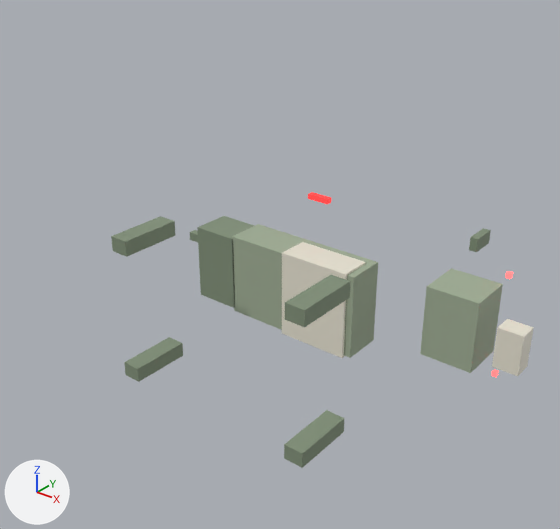
Before and after pictures for a commit that changed the glTF model assets/models/zombie_cat.glb.
Camera for both pictures: a camera (50 mm lens) standing at (1.039, -0.951, 0.904) and looking at (0.11, 0.21, 0.183). Arrows for +X, +Y and +Z are at lower left; the lights stay in place. The older version comes first.

The scene before the commit, as lines of its bpy script (objects in view):
```python
ob_vxz_ear_l = bpy.data.objects.new('VXZ_Ear_L', me_cube_009)
ob_vxz_ear_l.parent = ob_zombie_cat
ob_vxz_ear_l.location = (0.328, 0.729, 0.12)
ob_vxz_ear_l.scale = (0.0202, 0.07, 0.035)
ob_vxz_ear_r = bpy.data.objects.new('VXZ_Ear_R', me_cube_008)
ob_vxz_ear_r.parent = ob_zombie_cat
ob_vxz_ear_r.location = (0.328, 0.729, -0.12)
ob_vxz_ear_r.scale = (0.0202, 0.07, 0.035)
ob_vxz_eye_l = bpy.data.objects.new('VXZ_Eye_L', me_cube_012)
ob_vxz_eye_l.parent = ob_zombie_cat
ob_vxz_eye_l.location = (0.472, 0.572, 0.13)
ob_vxz_eye_l.scale = (0.0115, 0.0115, 0.0125)
ob_vxz_eye_r = bpy.data.objects.new('VXZ_Eye_R', me_cube_011)
ob_vxz_eye_r.parent = ob_zombie_cat
ob_vxz_eye_r.location = (0.472, 0.572, -0.13)
ob_vxz_eye_r.scale = (0.0115, 0.0115, 0.0125)
ob_vxz_head = bpy.data.objects.new('VXZ_Head', me_cube_002)
ob_vxz_head.parent = ob_zombie_cat
ob_vxz_head.location = (0.385, 0.539, 0.0)
ob_vxz_head.scale = (0.13, 0.12, 0.18)
ob_vxz_leg_00 = bpy.data.objects.new('VXZ_Leg_00', me_cube_004)
ob_vxz_leg_00.parent = ob_zombie_cat
ob_vxz_leg_00.location = (-0.252, 0.154, -0.17)
ob_vxz_leg_00.scale = (0.0482, 0.154, 0.0375)
ob_vxz_leg_01 = bpy.data.objects.new('VXZ_Leg_01', me_cube_005)
ob_vxz_leg_01.parent = ob_zombie_cat
ob_vxz_leg_01.location = (-0.252, 0.154, 0.17)
ob_vxz_leg_01.scale = (0.0482, 0.154, 0.0375)
ob_vxz_leg_10 = bpy.data.objects.new('VXZ_Leg_10', me_cube_006)
ob_vxz_leg_10.parent = ob_zombie_cat
ob_vxz_leg_10.location = (0.252, 0.154, -0.17)
ob_vxz_leg_10.scale = (0.0482, 0.154, 0.0375)
ob_zombie_cat = bpy.data.objects.new('zombie_cat', None)
ob_zombie_cat.location = (0.0, 0.0, 0.0)
# also in view: 'VXZ_Muzzle' at (0.529, 0.499, 0.0); 'VXZ_Ribcage' at (0.074, 0.419, 0.0); 'VXZ_Torso' at (0.0, 0.436, 0.0); 'VXZ_Leg_11' at (0.252, 0.154, 0.17); 'VXZ_Pelvis' at (-0.245, 0.436, 0.0)
```
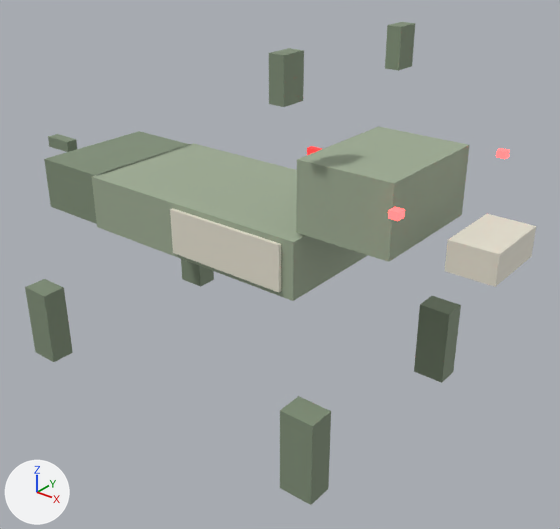
ob_zombie_cat is not drawn itself; it is the parent of ob_vxz_ear_l, ob_vxz_ear_r, ob_vxz_eye_l, ob_vxz_eye_r, ob_vxz_head, ob_vxz_leg_00, ob_vxz_leg_01, ob_vxz_leg_10.

Pixel boxes [x1, y1, x2, y2] of what changed, in the pictures (560 x 529 px):
```json
{"object": "VXZ_Torso", "change": "rescaled, moved", "before": [232, 224, 378, 358], "after": [92, 143, 368, 301], "on screen": "88% wider, 18% taller"}
{"object": "VXZ_Head", "change": "rescaled, moved", "before": [420, 268, 503, 373], "after": [296, 126, 469, 262], "on screen": "107% wider, 29% taller"}
{"object": "VXZ_Ribcage", "change": "rescaled, moved", "before": [282, 242, 366, 358], "after": [170, 208, 281, 292]}
{"object": "VXZ_Pelvis", "change": "rescaled, moved", "before": [197, 216, 254, 308], "after": [44, 131, 191, 224], "on screen": "155% wider"}
{"object": "VXZ_Muzzle", "change": "rescaled, moved", "before": [492, 319, 534, 376], "after": [445, 214, 536, 287], "on screen": "114% wider, 28% taller"}
{"object": "VXZ_Leg_11", "change": "rescaled, moved", "before": [285, 275, 351, 327], "after": [414, 296, 461, 383], "on screen": "28% narrower, 66% taller"}
{"object": "VXZ_Leg_10", "change": "rescaled, moved", "before": [284, 410, 344, 468], "after": [280, 396, 331, 505], "on screen": "15% narrower, 86% taller"}
{"object": "VXZ_Leg_00", "change": "rescaled, moved", "before": [124, 337, 183, 382], "after": [25, 279, 73, 362], "on screen": "18% narrower, 83% taller"}
{"object": "VXZ_Leg_01", "change": "rescaled, moved", "before": [111, 216, 176, 257], "after": [181, 259, 214, 287]}
{"object": "VXZ_Ear_R", "change": "rescaled, moved", "after": [269, 48, 304, 107], "on screen": "not visible before"}
{"object": "VXZ_Ear_L", "change": "rescaled, moved", "before": [469, 228, 491, 252], "after": [385, 22, 415, 71], "on screen": "35% wider, 100% taller"}
{"object": "VXZ_Tail", "change": "rescaled, moved", "before": [190, 230, 198, 242], "after": [48, 134, 77, 152]}
{"object": "VXZ_Wound", "change": "rescaled, moved", "before": [308, 192, 331, 204], "after": [307, 146, 322, 155]}
{"object": "VXZ_Eye_R", "change": "rescaled, moved", "before": [491, 369, 499, 377], "after": [388, 207, 405, 221]}
{"object": "VXZ_Eye_L", "change": "rescaled, moved", "before": [505, 271, 513, 279], "after": [496, 148, 510, 159], "on screen": "67% wider, 33% taller"}
```

Scene script edits in JSON lines:
```json
{"op": "set", "path": "ob_zombie_cat.scale", "old": "(1.0, 1.0, 1.0)", "new": "(1.23, 1.2, 0.948)"}
{"op": "set", "path": "ob_vxz_ear_l.location", "old": "(0.328, 0.729, 0.12)", "new": "(0.328, 0.12, 0.717)"}
{"op": "set", "path": "ob_vxz_ear_l.scale", "old": "(0.0202, 0.07, 0.035)", "new": "(0.0202, 0.035, 0.07)"}
{"op": "set", "path": "ob_vxz_ear_r.location", "old": "(0.328, 0.729, -0.12)", "new": "(0.328, -0.12, 0.717)"}
{"op": "set", "path": "ob_vxz_eye_l.location", "old": "(0.472, 0.572, 0.13)", "new": "(0.478, 0.13, 0.567)"}
{"op": "set", "path": "ob_vxz_eye_r.location", "old": "(0.472, 0.572, -0.13)", "new": "(0.478, -0.13, 0.567)"}
{"op": "set", "path": "ob_vxz_head.location", "old": "(0.385, 0.539, 0.0)", "new": "(0.385, 0.0, 0.527)"}
{"op": "set", "path": "ob_vxz_head.scale", "old": "(0.13, 0.12, 0.18)", "new": "(0.13, 0.18, 0.12)"}
{"op": "set", "path": "ob_vxz_leg_00.location", "old": "(-0.252, 0.154, -0.17)", "new": "(-0.108, -0.17, 0.154)"}
{"op": "set", "path": "ob_vxz_leg_00.scale", "old": "(0.0482, 0.154, 0.0375)", "new": "(0.0482, 0.0375, 0.154)"}
{"op": "set", "path": "ob_vxz_leg_01.location", "old": "(-0.252, 0.154, 0.17)", "new": "(-0.108, 0.17, 0.154)"}
{"op": "set", "path": "ob_vxz_leg_01.scale", "old": "(0.0482, 0.154, 0.0375)", "new": "(0.0482, 0.0375, 0.154)"}
{"op": "set", "path": "ob_vxz_leg_10.location", "old": "(0.252, 0.154, -0.17)", "new": "(0.396, -0.17, 0.154)"}
{"op": "set", "path": "ob_vxz_leg_10.scale", "old": "(0.0482, 0.154, 0.0375)", "new": "(0.0482, 0.0375, 0.154)"}
{"op": "set", "path": "ob_vxz_leg_11.location", "old": "(0.252, 0.154, 0.17)", "new": "(0.396, 0.17, 0.154)"}
{"op": "set", "path": "ob_vxz_leg_11.scale", "old": "(0.0482, 0.154, 0.0375)", "new": "(0.0482, 0.0375, 0.154)"}
{"op": "set", "path": "ob_vxz_muzzle.location", "old": "(0.529, 0.499, 0.0)", "new": "(0.529, 0.0, 0.477)"}
{"op": "set", "path": "ob_vxz_muzzle.scale", "old": "(0.0606, 0.0499, 0.1)", "new": "(0.0606, 0.1, 0.0499)"}
{"op": "set", "path": "ob_vxz_pelvis.location", "old": "(-0.245, 0.436, 0.0)", "new": "(-0.101, 0.0, 0.41)"}
{"op": "set", "path": "ob_vxz_pelvis.scale", "old": "(0.126, 0.103, 0.2)", "new": "(0.126, 0.2, 0.103)"}
{"op": "set", "path": "ob_vxz_ribcage.location", "old": "(0.0742, 0.419, 0.0)", "new": "(0.218, 0.0, 0.41)"}
{"op": "set", "path": "ob_vxz_ribcage.scale", "old": "(0.185, 0.0832, 0.225)", "new": "(0.185, 0.225, 0.0832)"}
{"op": "set", "path": "ob_vxz_tail.location", "old": "(-0.422, 0.503, 0.0)", "new": "(-0.249, 0.0, 0.444)"}
{"op": "set", "path": "ob_vxz_torso.location", "old": "(0.0, 0.436, 0.0)", "new": "(0.144, 0.0, 0.41)"}
{"op": "set", "path": "ob_vxz_torso.scale", "old": "(0.371, 0.103, 0.215)", "new": "(0.371, 0.215, 0.103)"}
{"op": "set", "path": "ob_vxz_wound.location", "old": "(0.0, 0.503, 0.22)", "new": "(0.144, 0.22, 0.45)"}
{"op": "set", "path": "ob_vxz_wound.scale", "old": "(0.0593, 0.0166, 0.0125)", "new": "(0.0593, 0.0125, 0.0166)"}
```
